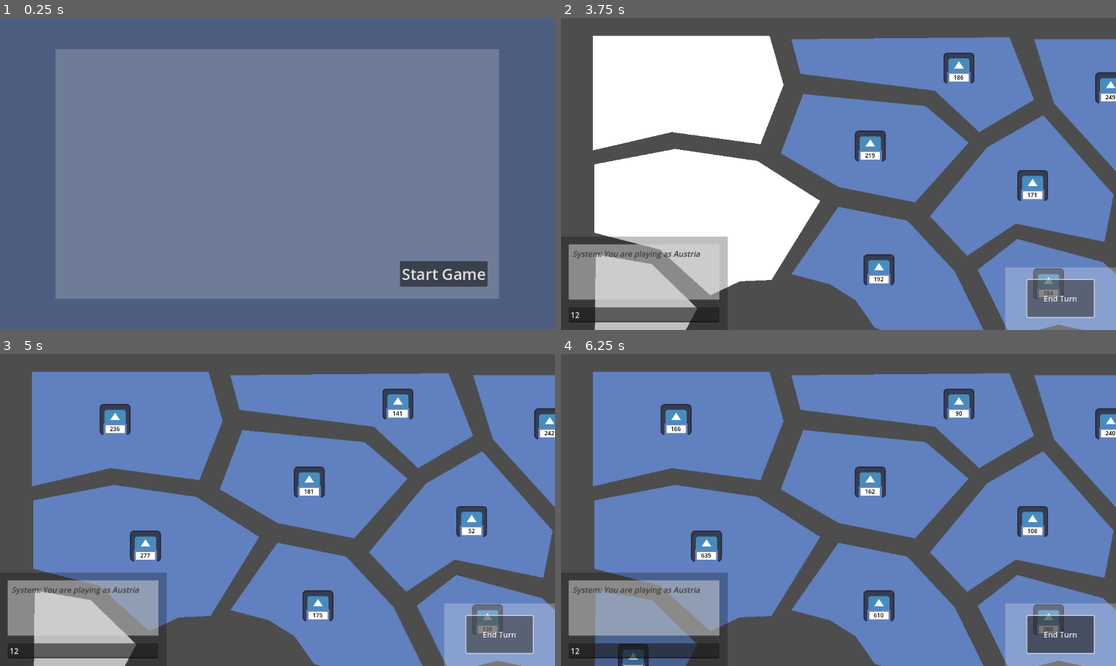
Above: before the commit, frames 1-4 (two rows, left to right).
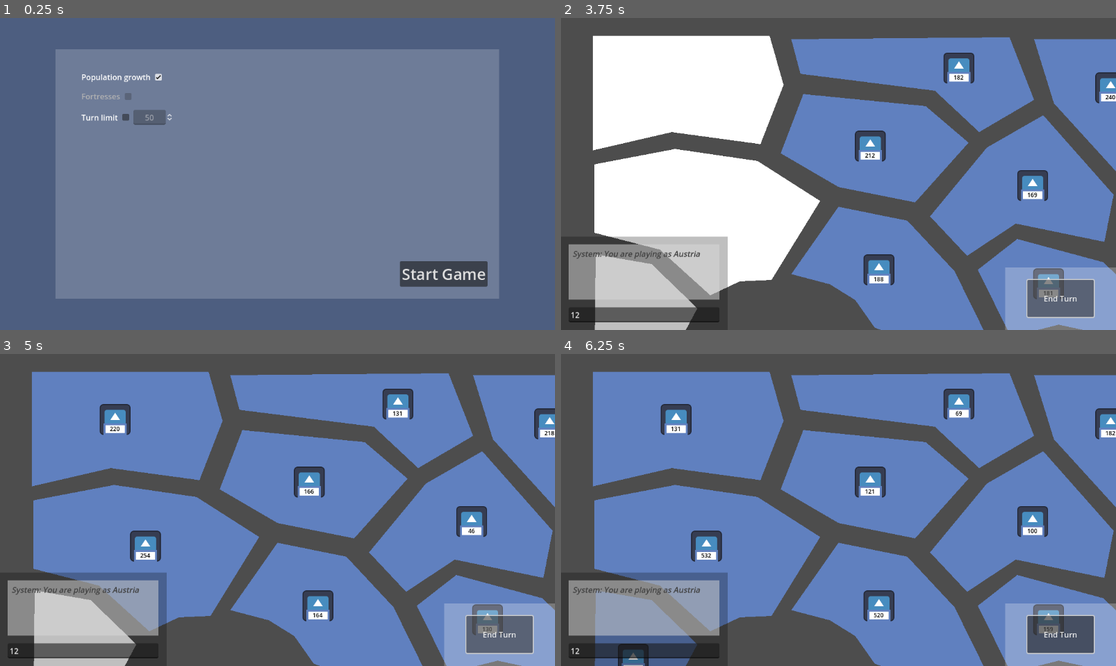
Above: after the commit, the same moments.

Repository: SamTheBlow/grand-strategy-game
Game: Godot game, scene res://scenes/main.tscn
Same seed, same stepped clock (60 frames per second), same inputs: the game is played once before the commit and once after it. The engine's default icon, where the game draws it, is replaced by a stand-in: a white triangle on a blue panel in a dark square.
Inputs (mouse positions are in pixels of both pictures, inside the frame that each line leads up to):
- Up to frame 1 (0.25 s): no input
- Up to frame 2 (3.75 s): click (721, 77) at 0.52 s; click (688, 117) at 1.27 s; click "Start Game" at 2 s; click (644, 314) at 2.77 s; type "12" at 2.85 s; click "End Turn" at 3.5 s
- Up to frame 3 (5 s): click "End Turn" at 4.25 s
- Up to frame 4 (6.25 s): click "End Turn" at 5 s; tap Enter at 5.75 s; move the mouse to (960, 494) at 5.77 s; click (960, 494) at 5.92 s

The runs differ from the first frame. In frame 1, 0.6% of the frame differs, in the area x 14-32%, y 17-35%; in frame 2, less than 0.1%; in frame 3, less than 0.1%; in frame 4, less than 0.1%.

Commit message:
Implemented basic rule customization in-game

Diff:
--- a/GrandStrategyGame/scenes/game.tscn
+++ b/GrandStrategyGame/scenes/game.tscn
@@ -183,6 +183,7 @@
 vertical_alignment = 1
 
 [connection signal="requested_province_info" from="UILayer/GameUI/Chat" to="." method="_on_chat_requested_province_info"]
+[connection signal="rules_requested" from="UILayer/GameUI/Chat" to="." method="_on_chat_rules_requested"]
 [connection signal="text_submitted" from="UILayer/GameUI/Chat/ColorRect/MarginContainer/VBoxContainer/ChatInput" to="UILayer/GameUI/Chat" method="_on_input_text_submitted"]
 [connection signal="pressed" from="UILayer/GameUI/BottomRight/MarginContainer/EndTurn" to="." method="end_turn"]
 [connection signal="dragged" from="UILayer/GameUI/GameOverPopup/ColorRect" to="UILayer/GameUI/GameOverPopup" method="_on_dragged"]
--- a/GrandStrategyGame/scenes/game_turn/no_turn_limit.tscn
+++ /dev/null
@@ -1,6 +0,0 @@
-[gd_scene load_steps=2 format=3 uid="uid://ctt7kguw0d5v1"]
-
-[ext_resource type="Script" path="res://scripts/game_turn.gd" id="1_drhpr"]
-
-[node name="Turn" type="Node"]
-script = ExtResource("1_drhpr")
--- a/GrandStrategyGame/scenes/game_turn/turn_limit_10.tscn
+++ /dev/null
@@ -1,12 +0,0 @@
-[gd_scene load_steps=3 format=3 uid="uid://dfqddg4djlj7d"]
-
-[ext_resource type="Script" path="res://scripts/game_turn.gd" id="1_yivot"]
-[ext_resource type="Script" path="res://scripts/turn_limit.gd" id="2_1uwuc"]
-
-[node name="Turn" type="Node"]
-script = ExtResource("1_yivot")
-
-[node name="TurnLimit" type="Node" parent="."]
-script = ExtResource("2_1uwuc")
-
-[connection signal="exceeded" from="TurnLimit" to="." method="_on_turn_limit_exceeded"]
--- a/GrandStrategyGame/scenes/main.tscn
+++ b/GrandStrategyGame/scenes/main.tscn
@@ -1,12 +1,10 @@
-[gd_scene load_steps=5 format=3 uid="uid://ba1s3jpg48raf"]
+[gd_scene load_steps=4 format=3 uid="uid://ba1s3jpg48raf"]
 
 [ext_resource type="Script" path="res://scripts/main.gd" id="1_32ieg"]
 [ext_resource type="PackedScene" uid="uid://c74o2ubgawogb" path="res://scenes/game.tscn" id="2_l17rq"]
-[ext_resource type="PackedScene" uid="uid://dt7gjsuwry1nc" path="res://test_data/world_maps/world_test1.tscn" id="3_mmc0i"]
 [ext_resource type="PackedScene" uid="uid://dm18hv6wm8moi" path="res://scenes/main_menu/main_menu.tscn" id="4_sn8ov"]
 
 [node name="Main" type="Node"]
 script = ExtResource("1_32ieg")
 main_menu_scene = ExtResource("4_sn8ov")
 game_scene = ExtResource("2_l17rq")
-world_scene = ExtResource("3_mmc0i")
--- a/GrandStrategyGame/scenes/main_menu/lobby.gd
+++ /dev/null
@@ -1,9 +0,0 @@
-class_name Lobby
-extends Control
-
-
-signal start_game_requested()
-
-
-func _on_start_button_pressed() -> void:
-	start_game_requested.emit()
--- a/GrandStrategyGame/scenes/main_menu/lobby.tscn
+++ b/GrandStrategyGame/scenes/main_menu/lobby.tscn
@@ -1,6 +1,8 @@
-[gd_scene load_steps=2 format=3 uid="uid://b735rxfcexqks"]
+[gd_scene load_steps=4 format=3 uid="uid://b735rxfcexqks"]
 
-[ext_resource type="Script" path="res://scenes/main_menu/lobby.gd" id="1_hty1g"]
+[ext_resource type="Script" path="res://scripts/main_menu/lobby.gd" id="1_hty1g"]
+[ext_resource type="PackedScene" uid="uid://dt7gjsuwry1nc" path="res://test_data/world_maps/world_test1.tscn" id="2_aiiyc"]
+[ext_resource type="Script" path="res://scripts/main_menu/lockable_spin_box.gd" id="2_sb2tg"]
 
 [node name="Lobby" type="Control"]
 layout_mode = 3
@@ -10,6 +12,7 @@
 grow_horizontal = 2
 grow_vertical = 2
 script = ExtResource("1_hty1g")
+scenario_scene = ExtResource("2_aiiyc")
 
 [node name="Background" type="ColorRect" parent="."]
 layout_mode = 1
@@ -20,7 +23,7 @@
 grow_vertical = 2
 color = Color(1, 1, 1, 0.188235)
 
-[node name="VBoxContainer" type="VBoxContainer" parent="."]
+[node name="HBoxContainer" type="HBoxContainer" parent="."]
 layout_mode = 1
 anchors_preset = 15
 anchor_right = 1.0
@@ -28,27 +31,125 @@
 grow_horizontal = 2
 grow_vertical = 2
 
-[node name="Spacing80" type="Control" parent="VBoxContainer"]
+[node name="Spacing75" type="Control" parent="HBoxContainer"]
+layout_mode = 2
+size_flags_horizontal = 3
+size_flags_stretch_ratio = 75.0
+
+[node name="MarginContainer" type="MarginContainer" parent="HBoxContainer/Spacing75"]
+layout_mode = 1
+anchors_preset = -1
+anchor_left = 0.05
+anchor_top = 0.05
+anchor_right = 0.95
+anchor_bottom = 0.95
+grow_horizontal = 2
+grow_vertical = 2
+
+[node name="ScrollContainer" type="ScrollContainer" parent="HBoxContainer/Spacing75/MarginContainer"]
+layout_mode = 2
+follow_focus = true
+horizontal_scroll_mode = 0
+
+[node name="HBoxContainer" type="HBoxContainer" parent="HBoxContainer/Spacing75/MarginContainer/ScrollContainer"]
+layout_mode = 2
+
+[node name="Spacing" type="Control" parent="HBoxContainer/Spacing75/MarginContainer/ScrollContainer/HBoxContainer"]
+custom_minimum_size = Vector2(16, 0)
+layout_mode = 2
+
+[node name="VBoxContainer" type="VBoxContainer" parent="HBoxContainer/Spacing75/MarginContainer/ScrollContainer/HBoxContainer"]
+layout_mode = 2
+size_flags_horizontal = 3
+size_flags_vertical = 3
+
+[node name="SpacingTop" type="Control" parent="HBoxContainer/Spacing75/MarginContainer/ScrollContainer/HBoxContainer/VBoxContainer"]
+custom_minimum_size = Vector2(0, 16)
+layout_mode = 2
+
+[node name="HBoxContainer" type="HBoxContainer" parent="HBoxContainer/Spacing75/MarginContainer/ScrollContainer/HBoxContainer/VBoxContainer"]
+layout_mode = 2
+
+[node name="Label" type="Label" parent="HBoxContainer/Spacing75/MarginContainer/ScrollContainer/HBoxContainer/VBoxContainer/HBoxContainer"]
+layout_mode = 2
+text = "Population growth"
+
+[node name="PopGrowthCheckBox" type="CheckBox" parent="HBoxContainer/Spacing75/MarginContainer/ScrollContainer/HBoxContainer/VBoxContainer/HBoxContainer"]
+unique_name_in_owner = true
+layout_mode = 2
+button_pressed = true
+
+[node name="Spacing1" type="Control" parent="HBoxContainer/Spacing75/MarginContainer/ScrollContainer/HBoxContainer/VBoxContainer"]
+custom_minimum_size = Vector2(0, 8)
+layout_mode = 2
+
+[node name="HBoxContainer2" type="HBoxContainer" parent="HBoxContainer/Spacing75/MarginContainer/ScrollContainer/HBoxContainer/VBoxContainer"]
+layout_mode = 2
+
+[node name="Label" type="Label" parent="HBoxContainer/Spacing75/MarginContainer/ScrollContainer/HBoxContainer/VBoxContainer/HBoxContainer2"]
+layout_mode = 2
+theme_override_colors/font_color = Color(0.701961, 0.701961, 0.701961, 1)
+text = "Fortresses"
+
+[node name="FortressesCheckBox" type="CheckBox" parent="HBoxContainer/Spacing75/MarginContainer/ScrollContainer/HBoxContainer/VBoxContainer/HBoxContainer2"]
+unique_name_in_owner = true
+layout_mode = 2
+disabled = true
+
+[node name="Spacing2" type="Control" parent="HBoxContainer/Spacing75/MarginContainer/ScrollContainer/HBoxContainer/VBoxContainer"]
+custom_minimum_size = Vector2(0, 8)
+layout_mode = 2
+
+[node name="HBoxContainer3" type="HBoxContainer" parent="HBoxContainer/Spacing75/MarginContainer/ScrollContainer/HBoxContainer/VBoxContainer"]
+layout_mode = 2
+
+[node name="Label" type="Label" parent="HBoxContainer/Spacing75/MarginContainer/ScrollContainer/HBoxContainer/VBoxContainer/HBoxContainer3"]
+layout_mode = 2
+text = "Turn limit"
+
+[node name="TurnLimitCheckBox" type="CheckBox" parent="HBoxContainer/Spacing75/MarginContainer/ScrollContainer/HBoxContainer/VBoxContainer/HBoxContainer3"]
+unique_name_in_owner = true
+layout_mode = 2
+
+[node name="TurnLimitSpinBox" type="SpinBox" parent="HBoxContainer/Spacing75/MarginContainer/ScrollContainer/HBoxContainer/VBoxContainer/HBoxContainer3" node_paths=PackedStringArray("check_box")]
+unique_name_in_owner = true
+layout_mode = 2
+min_value = 1.0
+value = 50.0
+rounded = true
+allow_greater = true
+alignment = 1
+script = ExtResource("2_sb2tg")
+check_box = NodePath("../TurnLimitCheckBox")
+
+[node name="SpacingBottom" type="Control" parent="HBoxContainer/Spacing75/MarginContainer/ScrollContainer/HBoxContainer/VBoxContainer"]
+custom_minimum_size = Vector2(0, 16)
+layout_mode = 2
+
+[node name="Spacing25" type="Control" parent="HBoxContainer"]
+layout_mode = 2
+size_flags_horizontal = 3
+size_flags_stretch_ratio = 25.0
+
+[node name="VBoxContainer" type="VBoxContainer" parent="HBoxContainer/Spacing25"]
+layout_mode = 1
+anchors_preset = 15
+anchor_right = 1.0
+anchor_bottom = 1.0
+grow_horizontal = 2
+grow_vertical = 2
+
+[node name="Spacing80" type="Control" parent="HBoxContainer/Spacing25/VBoxContainer"]
 layout_mode = 2
 size_flags_vertical = 3
 size_flags_stretch_ratio = 80.0
 
-[node name="HBoxContainer" type="HBoxContainer" parent="VBoxContainer"]
+[node name="Spacing20" type="Control" parent="HBoxContainer/Spacing25/VBoxContainer"]
 layout_mode = 2
 size_flags_vertical = 3
 size_flags_stretch_ratio = 20.0
 
-[node name="Spacing75" type="Control" parent="VBoxContainer/HBoxContainer"]
-layout_mode = 2
-size_flags_horizontal = 3
-size_flags_stretch_ratio = 75.0
-
-[node name="Spacing25" type="Control" parent="VBoxContainer/HBoxContainer"]
-layout_mode = 2
-size_flags_horizontal = 3
-size_flags_stretch_ratio = 25.0
-
-[node name="StartButton" type="Button" parent="VBoxContainer/HBoxContainer/Spacing25"]
+[node name="StartButton" type="Button" parent="HBoxContainer/Spacing25/VBoxContainer/Spacing20"]
 layout_mode = 1
 anchors_preset = 8
 anchor_left = 0.5
@@ -64,4 +165,4 @@
 theme_override_font_sizes/font_size = 32
 text = "Start Game"
 
-[connection signal="pressed" from="VBoxContainer/HBoxContainer/Spacing25/StartButton" to="." method="_on_start_button_pressed"]
+[connection signal="pressed" from="HBoxContainer/Spacing25/VBoxContainer/Spacing20/StartButton" to="." method="_on_start_button_pressed"]
--- a/GrandStrategyGame/scenes/main_menu/main_menu.gd
+++ /dev/null
@@ -1,9 +0,0 @@
-class_name MainMenu
-extends Node
-
-
-signal game_started()
-
-
-func _on_start_game_requested() -> void:
-	game_started.emit()
--- a/GrandStrategyGame/scenes/main_menu/main_menu.tscn
+++ b/GrandStrategyGame/scenes/main_menu/main_menu.tscn
@@ -1,10 +1,10 @@
 [gd_scene load_steps=3 format=3 uid="uid://dm18hv6wm8moi"]
 
-[ext_resource type="Script" path="res://scenes/main_menu/main_menu.gd" id="1_jcwha"]
 [ext_resource type="PackedScene" uid="uid://b735rxfcexqks" path="res://scenes/main_menu/lobby.tscn" id="1_koaky"]
+[ext_resource type="Script" path="res://scripts/main_menu/main_menu.gd" id="1_kwhjp"]
 
 [node name="MainMenu" type="Node"]
-script = ExtResource("1_jcwha")
+script = ExtResource("1_kwhjp")
 
 [node name="Background" type="Control" parent="."]
 layout_mode = 3
--- a/GrandStrategyGame/scripts/chat/chat.gd
+++ b/GrandStrategyGame/scripts/chat/chat.gd
@@ -6,6 +6,7 @@
 signal save_requested()
 signal load_requested()
 signal exit_to_main_menu_requested()
+signal rules_requested()
 
 @onready var chat_log := %ChatText as RichTextLabel
 @onready var chat_input := %ChatInput as LineEdit
@@ -24,6 +25,7 @@
 						"/save - Save the current game state",
 						"/load - Load the saved game state",
 						"/mainmenu - Go back to the main menu (without saving!)",
+						"/rules - Gives a list of the current game rules",
 				])
 			"infop":
 				requested_province_info.emit()
@@ -47,6 +49,8 @@
 				load_requested.emit()
 			"mainmenu":
 				exit_to_main_menu_requested.emit()
+			"rules":
+				rules_requested.emit()
 			_:
 				system_message(
 						'"[color=black]' + new_text + '[/color]"'
--- a/GrandStrategyGame/scripts/game.gd
+++ b/GrandStrategyGame/scripts/game.gd
@@ -82,6 +82,27 @@
 	chat.system_message("Population size: " + str(population_size))
 
 
+func _on_chat_rules_requested() -> void:
+	var population_growth: String = "no"
+	if _game_state.rules.population_growth:
+		population_growth = "yes"
+
+	var fortresses: String = "no"
+	if _game_state.rules.fortresses:
+		fortresses = "yes"
+
+	var turn_limit: String = "none"
+	if _game_state.rules.turn_limit_enabled:
+		turn_limit = str(_game_state.rules.turn_limit) + " turns"
+
+	chat.system_message_multiline([
+		"This game's rules:",
+		"-> Population growth: " + population_growth,
+		"-> Fortresses: " + fortresses,
+		"-> Turn limit: " + turn_limit,
+	])
+
+
 func load_game_state(game_state: GameState, your_id: int) -> void:
 	_game_state = game_state
 	($Camera as Camera2D).limit_right = _game_state.world.camera_limit_x
--- a/GrandStrategyGame/scripts/game_state/game_state.gd
+++ b/GrandStrategyGame/scripts/game_state/game_state.gd
@@ -6,11 +6,13 @@
 signal province_selected(province: Province)
 
 # Nodes
-var rules: Rules
 var countries: Countries
 var players: Players
 var world: GameWorld
 var turn: GameTurn
+
+# Other data
+var rules: GameRules
 
 
 func _on_new_turn() -> void:
@@ -33,13 +35,20 @@
 	game_over.emit(winning_country)
 
 
+## The rules must be setup beforehand!
 func setup_turn(starting_turn: int = 1) -> void:
-	const turn_scene: PackedScene = (
-			preload("res://scenes/game_turn/no_turn_limit.tscn")
-	)
-	turn = turn_scene.instantiate() as GameTurn
+	turn = GameTurn.new()
+	turn.name = "Turn"
 	turn._turn = starting_turn
-	turn.connect("game_over", Callable(self, "_on_game_over"))
+
+	if rules.turn_limit_enabled:
+		var turn_limit := TurnLimit.new()
+		turn_limit.name = "TurnLimit"
+		turn_limit._final_turn = rules.turn_limit
+		turn_limit.connect("game_over", Callable(self, "_on_game_over"))
+
+		turn.add_child(turn_limit)
+
 	add_child(turn)
 
 
@@ -55,11 +64,11 @@
 
 func as_json() -> Dictionary:
 	return {
-		"rules": rules.as_json(),
 		"countries": countries.as_json(),
 		"players": players.as_json(),
 		"world": world.as_json(),
 		"turn": turn.as_json(),
+		"rules": rules.as_json(),
 	}
 
 
--- a/GrandStrategyGame/scripts/game_state/game_state_from_json.gd
+++ b/GrandStrategyGame/scripts/game_state/game_state_from_json.gd
@@ -18,10 +18,9 @@
 	result.name = "GameState"
 
 	# Rules
-	result.rules = Rules.build()
-	if _json_data.has("rules") and _json_data["rules"].has("fortress"):
-		result.rules.fortresses = _json_data["rules"]["fortress"]
-	result.add_child(result.rules)
+	if not _json_data.has("rules"):
+		return ERR_PARSE_ERROR
+	result.rules = GameRules.from_json(_json_data["rules"])
 
 	# Countries
 	result.countries = Countries.new()
--- a/GrandStrategyGame/scripts/game_turn.gd
+++ b/GrandStrategyGame/scripts/game_turn.gd
@@ -1,8 +1,6 @@
 class_name GameTurn
 extends Node
 
-
-signal game_over()
 
 @export_range(1, 2, 1, "or_greater") var _turn: int = 1
 
@@ -13,9 +11,5 @@
 	propagate_call("_on_reached_turn", [_turn])
 
 
-func _on_turn_limit_exceeded() -> void:
-	game_over.emit()
-
-
 func as_json() -> int:
 	return _turn
--- a/GrandStrategyGame/scripts/main.gd
+++ b/GrandStrategyGame/scripts/main.gd
@@ -5,26 +5,29 @@
 
 @export var main_menu_scene: PackedScene
 @export var game_scene: PackedScene
-@export var world_scene: PackedScene
 
 
 func _ready() -> void:
 	_on_main_menu_entered()
 
 
-func _on_game_started() -> void:
-	var world: Node = world_scene.instantiate()
+func _on_game_started(scenario_scene: PackedScene, rules: GameRules) -> void:
+	var world: Node = scenario_scene.instantiate()
 	var scenario := world.get_node("Scenarios/Scenario1") as Scenario1
 	var your_id: int = scenario.human_player
-	var game_state: GameState = scenario.generate_game_state()
+	var game_state: GameState = (
+			scenario.generate_game_state(rules)
+	)
 	new_game(game_state, your_id)
 
 	var chat: Chat = _chat()
 	chat.connect(
-			"load_requested", Callable(self, "_on_load_requested")
+			"load_requested",
+			Callable(self, "_on_load_requested")
 	)
 	chat.connect(
-			"save_requested", Callable(self, "_on_save_requested")
+			"save_requested",
+			Callable(self, "_on_save_requested")
 	)
 	chat.connect(
 			"exit_to_main_menu_requested",
--- /dev/null
+++ b/GrandStrategyGame/scripts/main_menu/lobby.gd
@@ -0,0 +1,28 @@
+class_name Lobby
+extends Control
+
+
+signal start_game_requested(scenario: PackedScene, rules: GameRules)
+
+
+@export var scenario_scene: PackedScene
+
+
+func _on_start_button_pressed() -> void:
+	start_game_requested.emit(scenario_scene, _selected_game_rules())
+
+
+func _selected_game_rules() -> GameRules:
+	var game_rules := GameRules.new()
+
+	var pop_growth_check_box := %PopGrowthCheckBox as CheckBox
+	game_rules.population_growth = pop_growth_check_box.button_pressed
+
+	var fortresses_check_box := %FortressesCheckBox as CheckBox
+	game_rules.fortresses = fortresses_check_box.button_pressed
+
+	var turn_limit_check_box := %TurnLimitCheckBox as CheckBox
+	game_rules.turn_limit_enabled = turn_limit_check_box.button_pressed
+	game_rules.turn_limit = roundi((%TurnLimitSpinBox as SpinBox).value)
+
+	return game_rules
--- /dev/null
+++ b/GrandStrategyGame/scripts/main_menu/lockable_spin_box.gd
@@ -0,0 +1,17 @@
+extends SpinBox
+## This SpinBox is only editable when the given CheckBox is checked.
+
+
+@export var check_box: CheckBox
+
+
+func _ready() -> void:
+	if not check_box:
+		return
+
+	editable = check_box.button_pressed
+	check_box.connect("toggled", Callable(self, "_on_check_box_toggled"))
+
+
+func _on_check_box_toggled(button_pressed: bool) -> void:
+	editable = button_pressed
--- /dev/null
+++ b/GrandStrategyGame/scripts/main_menu/main_menu.gd
@@ -0,0 +1,9 @@
+class_name MainMenu
+extends Node
+
+
+signal game_started(scenario: PackedScene, rules: GameRules)
+
+
+func _on_start_game_requested(scenario: PackedScene, rules: GameRules) -> void:
+	game_started.emit(scenario, rules)
--- a/GrandStrategyGame/scripts/population.gd
+++ b/GrandStrategyGame/scripts/population/population.gd
@@ -6,11 +6,6 @@
 var population_size: int
 
 
-func _on_new_turn() -> void:
-	# Simulate population growth
-	population_size += int(population_size * 0.1)
-
-
 func as_json() -> Dictionary:
 	return {
 		"size": population_size,
--- /dev/null
+++ b/GrandStrategyGame/scripts/population/population_growth.gd
@@ -0,0 +1,14 @@
+class_name PopulationGrowth
+extends Node
+## Add this as a child of a Population node.
+## At the start of each turn, increases the population size exponentially.
+
+
+func _on_new_turn() -> void:
+	var parent: Node = get_parent()
+
+	if not parent or not (parent is Population):
+		return
+
+	var population := parent as Population
+	population.population_size += int(population.population_size * 0.1)
--- a/GrandStrategyGame/scripts/provinces/province.gd
+++ b/GrandStrategyGame/scripts/provinces/province.gd
@@ -31,10 +31,14 @@
 	add_child(armies)
 
 
-func setup_population(population_size: int) -> void:
+func setup_population(population_size: int, population_growth: bool) -> void:
 	population = Population.new()
 	population.name = "Population"
 	population.population_size = population_size
+
+	if population_growth:
+		population.add_child(PopulationGrowth.new())
+
 	add_child(population)
 
 
@@ -108,7 +112,10 @@
 	province.set_owner_country(
 			game_state.countries.country_from_id(json_data["owner_country_id"])
 	)
-	province.setup_population(json_data["population"]["size"])
+	province.setup_population(
+			json_data["population"]["size"],
+			game_state.rules.population_growth
+	)
 	province.setup_armies(Vector2(
 			json_data["position_army_host_x"],
 			json_data["position_army_host_y"]
--- /dev/null
+++ b/GrandStrategyGame/scripts/rules/game_rules.gd
@@ -0,0 +1,25 @@
+class_name GameRules
+
+
+var population_growth: bool = true
+var fortresses: bool = false
+var turn_limit_enabled: bool = false
+var turn_limit: int = 50
+
+
+static func from_json(json_data: Dictionary) -> GameRules:
+	var game_rules := GameRules.new()
+	game_rules.population_growth = json_data["population_growth"]
+	game_rules.fortresses = json_data["fortresses"]
+	game_rules.turn_limit_enabled = json_data["turn_limit_enabled"]
+	game_rules.turn_limit = json_data["turn_limit"]
+	return game_rules
+
+
+func as_json() -> Dictionary:
+	return {
+		"population_growth": population_growth,
+		"fortresses": fortresses,
+		"turn_limit_enabled": turn_limit_enabled,
+		"turn_limit": turn_limit,
+	}
--- a/GrandStrategyGame/scripts/rules/rules.gd
+++ /dev/null
@@ -1,17 +0,0 @@
-class_name Rules
-extends Node
-
-
-@export var fortresses: bool = false
-
-
-static func build() -> Rules:
-	var game_rules := Rules.new()
-	game_rules.name = "Rules"
-	return game_rules
-
-
-func as_json() -> Dictionary:
-	return {
-		"fortress": fortresses,
-	}
--- a/GrandStrategyGame/scripts/turn_limit.gd
+++ b/GrandStrategyGame/scripts/turn_limit.gd
@@ -1,11 +1,14 @@
+class_name TurnLimit
 extends Node
+## This node is meant to be added as a child of a GameTurn node.
+## When the final turn is over, the game over signal is emitted.
 
 
-signal exceeded()
+signal game_over()
 
-@export var final_turn: int = 10
+@export var _final_turn: int = 50
 
 
 func _on_reached_turn(turn: int) -> void:
-	if turn > final_turn:
-		exceeded.emit()
+	if turn > _final_turn:
+		game_over.emit()
--- a/GrandStrategyGame/test_data/world_maps/scenario1.gd
+++ b/GrandStrategyGame/test_data/world_maps/scenario1.gd
@@ -37,13 +37,10 @@
 var human_player: int = randi() % _number_of_countries
 
 
-func generate_game_state() -> GameState:
+func generate_game_state(game_rules: GameRules) -> GameState:
 	var game_state := GameState.new()
 	game_state.name = "GameState"
-
-	# Build the game rules
-	game_state.rules = Rules.build()
-	game_state.add_child(game_state.rules)
+	game_state.rules = game_rules
 
 	# Build the countries and the players
 	var countries := Countries.new()
@@ -102,7 +99,8 @@
 
 		# Population
 		var population_size: int = 10 + randi() % 90
-		province.setup_population(population_size)
+		var population_growth: bool = game_rules.population_growth
+		province.setup_population(population_size, population_growth)
 
 		# Armies
 		var army_host_node := shape.get_node("ArmyHost") as Node2D
